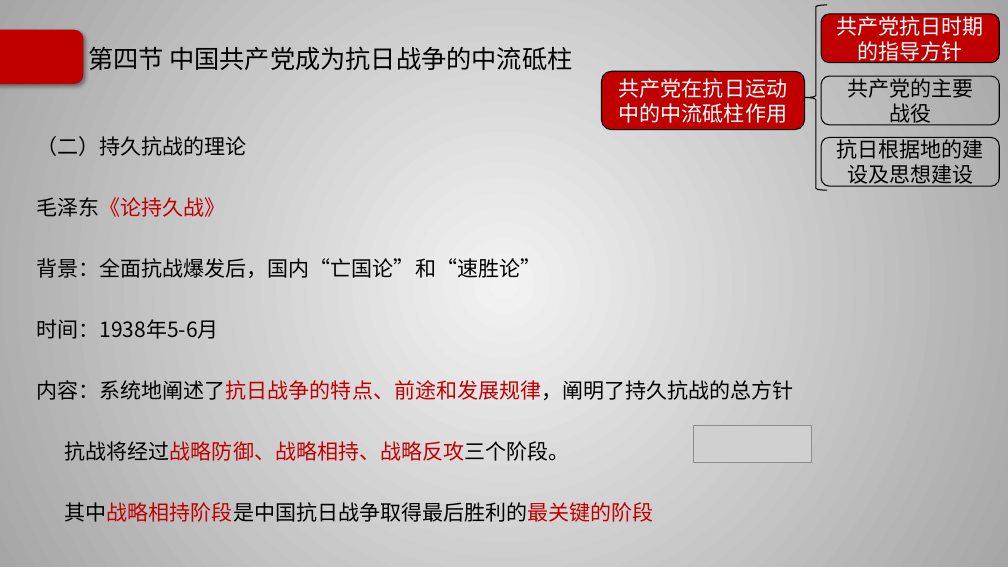
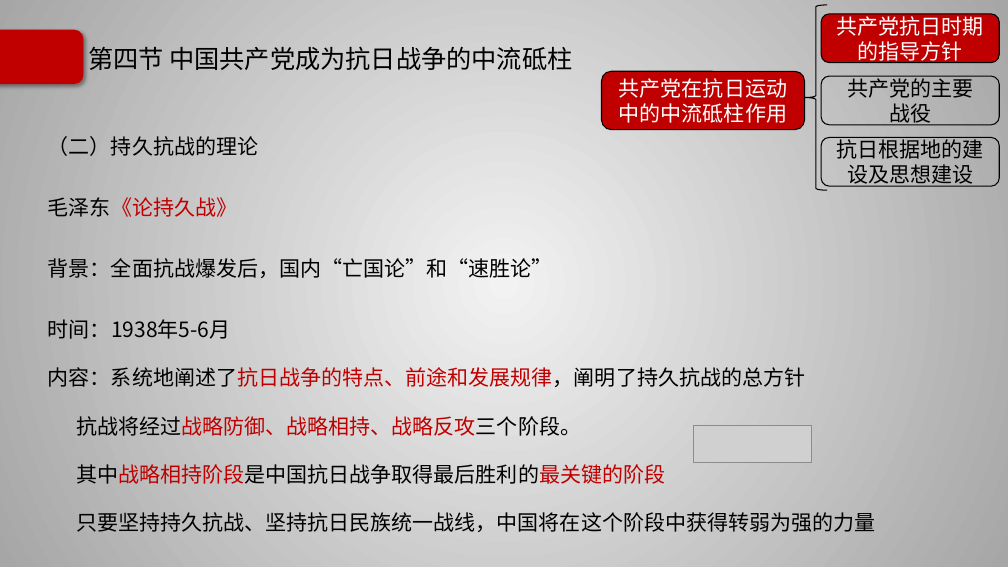
Before and after one commit to Call-me-zhy/tangtang, a slide deck: slide 35 of 5 中国近现代史纲要/课件/中国近现代史纲要精讲6.pptx. Drawn at 1008x567 pixels with LibreOffice and Linux fonts; fonts in the diff are those of the drawing; grey boxes stand for pictures; background and template pictures are left out. Boxes give left, top, right and bottom in pixels: in the first picture for what was removed or moved away, otherwise in the second. Text is boxed around its words. In the diff, an @@ line names an element or a change of style, - is before the commit and + after.

```diff
--- a/5 中国近现代史纲要/课件/中国近现代史纲要精讲6.pptx
+++ b/5 中国近现代史纲要/课件/中国近现代史纲要精讲6.pptx
@@ text "（二）持久抗战的理论" moved from (x1=36, y1=136, x2=793, y2=522) to (x1=48, y1=136, x2=876, y2=532) @@
@@ text at (x1=48, y1=367, x2=805, y2=484): line spacing 2 to 1.5 @@
@@ text at (x1=76, y1=512, x2=876, y2=532): paragraph added @@
+只要坚持持久抗战、坚持抗日民族统一战线，中国将在这个阶段中获得转弱为强的力量
```
Also in this commit, not shown: 11 other slides changed, 7 other files.
